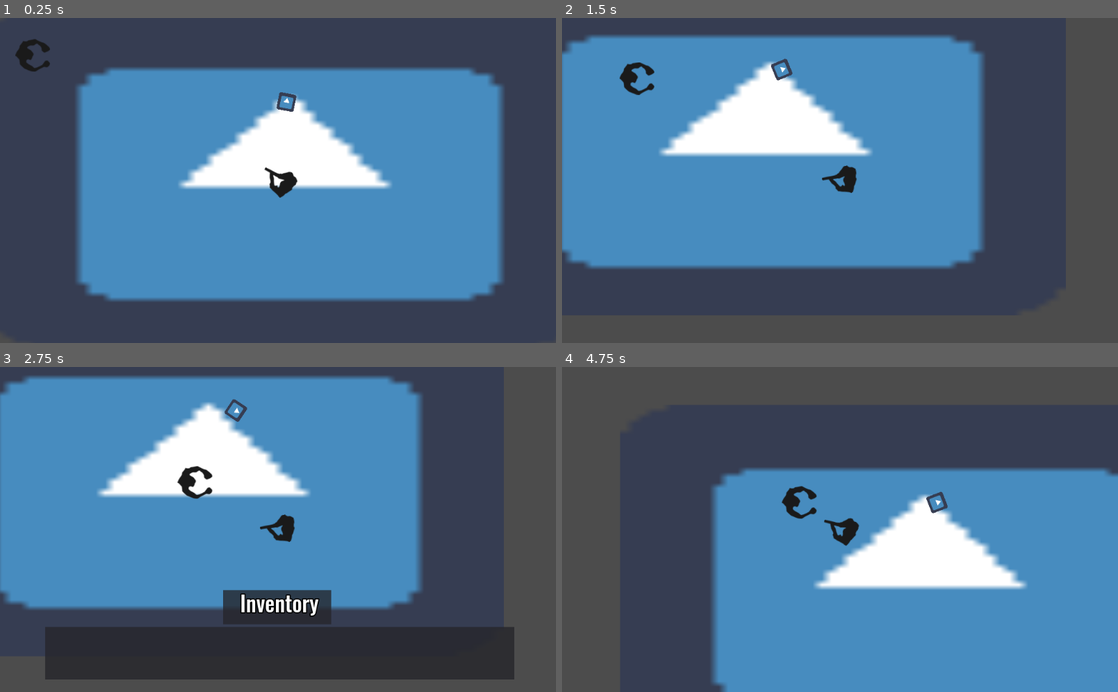
Above: before the commit, frames 1-4 (two rows, left to right).
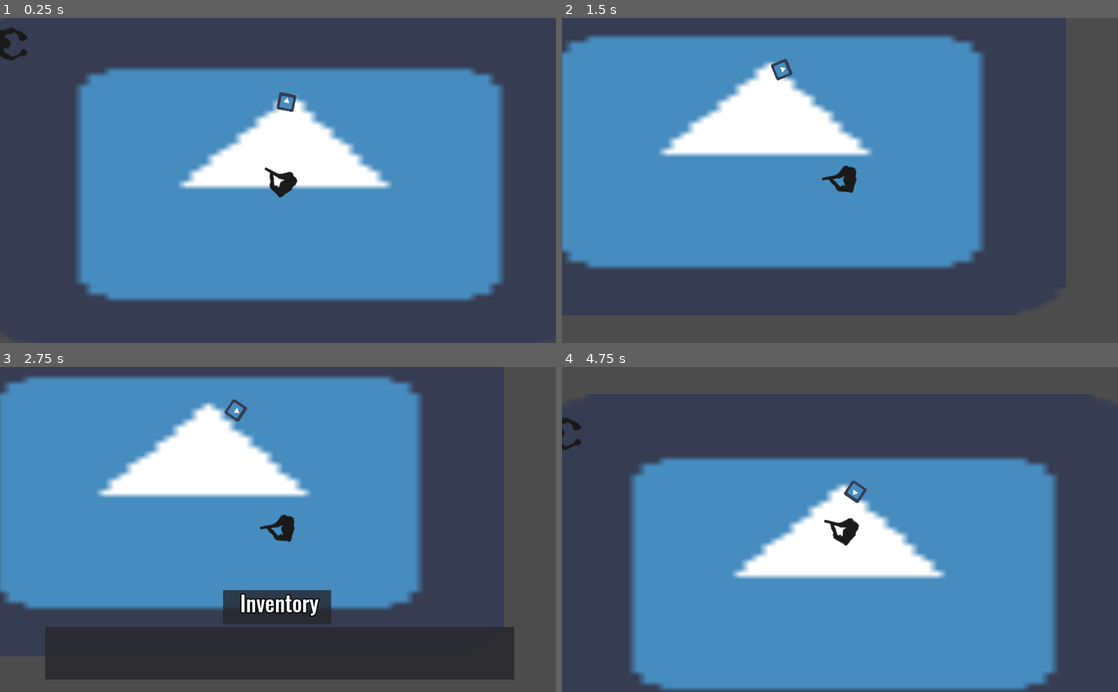
Above: after the commit, the same moments.

Repository: StrawberryGameJam/ZombieGame2020
Game: Godot game, scene res://Scenes/Main.tscn
Same seed, same stepped clock (60 frames per second), same inputs: the game is played once before the commit and once after it. The engine's default icon, where the game draws it, is replaced by a stand-in: a white triangle on a blue panel in a dark square.
Inputs (mouse positions are in pixels of both pictures, inside the frame that each line leads up to):
- Up to frame 1 (0.25 s): no input
- Up to frame 2 (1.5 s): tap Enter (ui_accept) at 0.5, 0.77 s; move the mouse to (962, 164) at 0.52 s; hold Right (ui_right) 0.53-1.28 s; click (962, 164) at 0.6 s; move the mouse to (728, 196) at 1.27 s; hold Down (ui_down) from 1.28 s (still down); click (728, 196) at 1.35 s
- Up to frame 3 (2.75 s): tap Enter (ui_accept) at 1.52 s; move the mouse to (333, 458) at 2.02 s; release Down (ui_down) at 2.03 s; hold Right (ui_right) from 2.03 s (still down); click (333, 458) at 2.1 s
- Up to frame 4 (4.75 s): move the mouse to (812, 594) at 2.77 s; release Right (ui_right) at 2.78 s; hold Up (ui_up) 2.78-3.53 s; click (812, 594) at 2.85 s; tap Enter (ui_accept) at 3.02, 3.77, 4.52 s; move the mouse to (1006, 578) at 3.52 s; hold Left (ui_left) from 3.53 s (still down); click (1006, 578) at 3.6 s; move the mouse to (673, 480) at 4.27 s; click (673, 480) at 4.35 s

The runs differ from the first frame. In frame 1, 0.5% of the frame differs, in the area x 0-9%, y 2-17%; in frame 2, 0.3%; in frame 3, 0.3%; in frame 4, 32%, in the area x 0-100%, y 15-100%.

Commit message:
nao foi

Diff:
--- a/Scenes/Main.tscn
+++ b/Scenes/Main.tscn
@@ -1,34 +1,26 @@
-[gd_scene load_steps=9 format=2]
+[gd_scene load_steps=6 format=2]
 
-[ext_resource path="res://Scenes/Main.gd" type="Script" id=1]
-[ext_resource path="res://icon.png" type="Texture" id=2]
-[ext_resource path="res://Scenes/Player/Player.tscn" type="PackedScene" id=3]
-[ext_resource path="res://Scenes/Inter.gd" type="Script" id=4]
-[ext_resource path="res://Scenes/Zombies/default/Zombie.tscn" type="PackedScene" id=5]
-[ext_resource path="res://Scenes/Zombies/default/Zombie.gd" type="Script" id=6]
+[ext_resource path="res://icon.png" type="Texture" id=1]
+[ext_resource path="res://Scenes/Player/Player.tscn" type="PackedScene" id=2]
+[ext_resource path="res://Scenes/Inter.gd" type="Script" id=3]
+[ext_resource path="res://Scenes/Zombies/default/Zombie.tscn" type="PackedScene" id=4]
 
 [sub_resource type="CircleShape2D" id=1]
 radius = 20.8585
 
-[sub_resource type="NavigationPolygon" id=2]
-vertices = PoolVector2Array( -103.804, -76.0627, 928.385, -65.9925, 920.832, 523.111, -101.287, 540.733 )
-polygons = [ PoolIntArray( 0, 1, 2, 3 ) ]
-outlines = [ PoolVector2Array( -103.804, -76.0627, 928.385, -65.9925, 920.832, 523.111, -101.287, 540.733 ) ]
-
 [node name="Main" type="Node2D"]
-script = ExtResource( 1 )
 
 [node name="icon" type="Sprite" parent="."]
 position = Vector2( 519.886, 244.474 )
 scale = Vector2( 17.2762, 9.90706 )
-texture = ExtResource( 2 )
+texture = ExtResource( 1 )
 
-[node name="Player" parent="." instance=ExtResource( 3 )]
+[node name="Player" parent="." instance=ExtResource( 2 )]
 position = Vector2( 506.672, 252.2 )
 
 [node name="Inter" type="Area2D" parent="."]
 position = Vector2( 521.238, 107.398 )
-script = ExtResource( 4 )
+script = ExtResource( 3 )
 ICON_POS = Vector2( 20, -20 )
 ICON_SCALE = Vector2( 0.5, 0.5 )
 
@@ -37,18 +29,6 @@
 
 [node name="icon" type="Sprite" parent="Inter"]
 scale = Vector2( 0.5, 0.5 )
-texture = ExtResource( 2 )
+texture = ExtResource( 1 )
 
-[node name="Zombie" parent="." instance=ExtResource( 5 )]
-script = ExtResource( 6 )
-
-[node name="Navigation2D" type="Navigation2D" parent="Zombie"]
-
-[node name="Navigation2D" type="Navigation2D" parent="."]
-position = Vector2( 90.6313, 17.6227 )
-
-[node name="NavigationPolygonInstance" type="NavigationPolygonInstance" parent="Navigation2D"]
-position = Vector2( -19.7196, 2.57213 )
-rotation = 18.8496
-scale = Vector2( 0.91, 1 )
-navpoly = SubResource( 2 )
+[node name="Zombie" parent="." instance=ExtResource( 4 )]
--- a/Scenes/foda.tscn
+++ b/Scenes/foda.tscn
@@ -13,9 +13,9 @@
 extents = Vector2( 32.4751, 107.107 )
 
 [sub_resource type="NavigationPolygon" id=3]
-vertices = PoolVector2Array( -38.4813, -130.294, 1072.56, -143.926, 314.846, -35.8215, 239.688, -37.4917, 1061.2, 562.689, 303.155, 251.45, -29.3929, 553.6, 84.3611, 254.79, 82.6909, 179.632, 241.358, 182.972 )
-polygons = [ PoolIntArray( 0, 1, 2, 3 ), PoolIntArray( 2, 1, 4, 5 ), PoolIntArray( 5, 4, 6, 7 ), PoolIntArray( 7, 6, 0, 8 ), PoolIntArray( 8, 0, 3, 9 ) ]
-outlines = [ PoolVector2Array( -38.4813, -130.294, 1072.56, -143.926, 1061.2, 562.689, -29.3929, 553.6 ), PoolVector2Array( 239.688, -37.4917, 314.846, -35.8215, 303.155, 251.45, 84.3611, 254.79, 82.6909, 179.632, 241.358, 182.972 ) ]
+vertices = PoolVector2Array( -54.1788, -112.602, 1079.77, -108.5, 308.768, -28.5292, 236.999, -24.4281, 306.871, 195.147, 1084.79, 177.524, 1077.72, 543.573, 306.871, 258.085, -54.1788, 543.573, 81.1572, 256.497, 79.1067, 180.627, 236.999, 178.576 )
+polygons = [ PoolIntArray( 0, 1, 2, 3 ), PoolIntArray( 4, 2, 1, 5, 6, 7 ), PoolIntArray( 7, 6, 8, 9 ), PoolIntArray( 9, 8, 0, 10 ), PoolIntArray( 10, 0, 3, 11 ) ]
+outlines = [ PoolVector2Array( -54.1788, -112.602, 1079.77, -108.5, 1084.79, 177.524, 1077.72, 543.573, -54.1788, 543.573 ), PoolVector2Array( 236.999, -24.4281, 236.999, 178.576, 79.1067, 180.627, 81.1572, 256.497, 306.871, 258.085, 306.871, 195.147, 308.768, -28.5292 ) ]
 
 [node name="Main" type="Node2D"]
 
@@ -28,6 +28,7 @@
 position = Vector2( 506.672, 252.2 )
 
 [node name="Inter" type="Area2D" parent="."]
+editor/display_folded = true
 position = Vector2( 521.238, 107.398 )
 script = ExtResource( 3 )
 ICON_POS = Vector2( 20, -20 )
@@ -45,6 +46,7 @@
 script = ExtResource( 5 )
 
 [node name="StaticBody2D" type="StaticBody2D" parent="."]
+editor/display_folded = true
 position = Vector2( 274.223, 88.2823 )
 __meta__ = {
 "_edit_group_": true
@@ -60,6 +62,7 @@
 shape = SubResource( 2 )
 
 [node name="StaticBody2D2" type="StaticBody2D" parent="."]
+editor/display_folded = true
 position = Vector2( 194.815, 222.878 )
 rotation = 1.58765
 
@@ -73,6 +76,7 @@
 shape = SubResource( 2 )
 
 [node name="StaticBody2D3" type="StaticBody2D" parent="."]
+editor/display_folded = true
 position = Vector2( 194.815, 222.878 )
 rotation = 1.57323
 __meta__ = {
@@ -91,5 +95,5 @@
 [node name="Navigation2D" type="Navigation2D" parent="."]
 
 [node name="NavigationPolygonInstance" type="NavigationPolygonInstance" parent="Navigation2D"]
-position = Vector2( -2.27209, 5.61243 )
+position = Vector2( 3.87955, 3.56193 )
 navpoly = SubResource( 3 )
